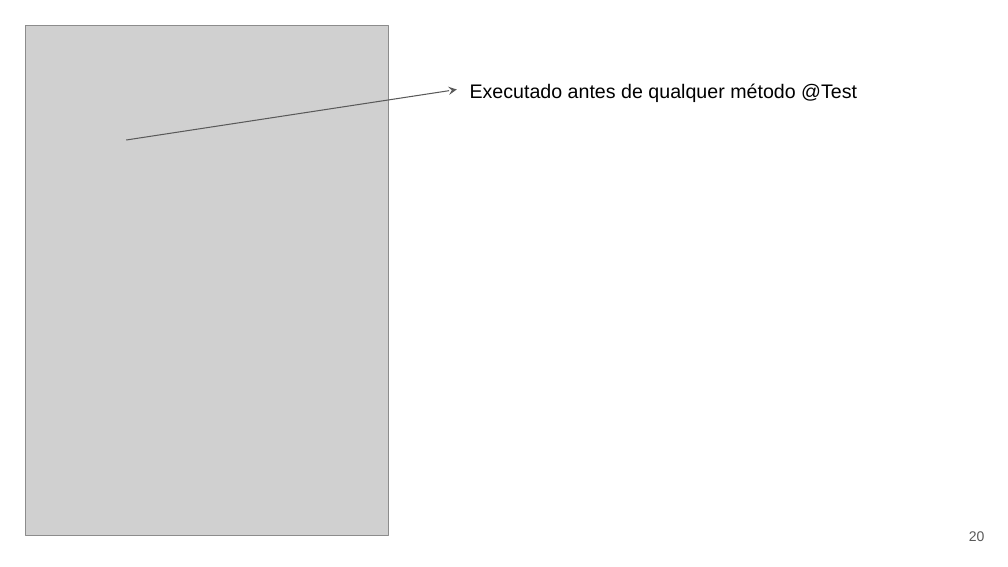
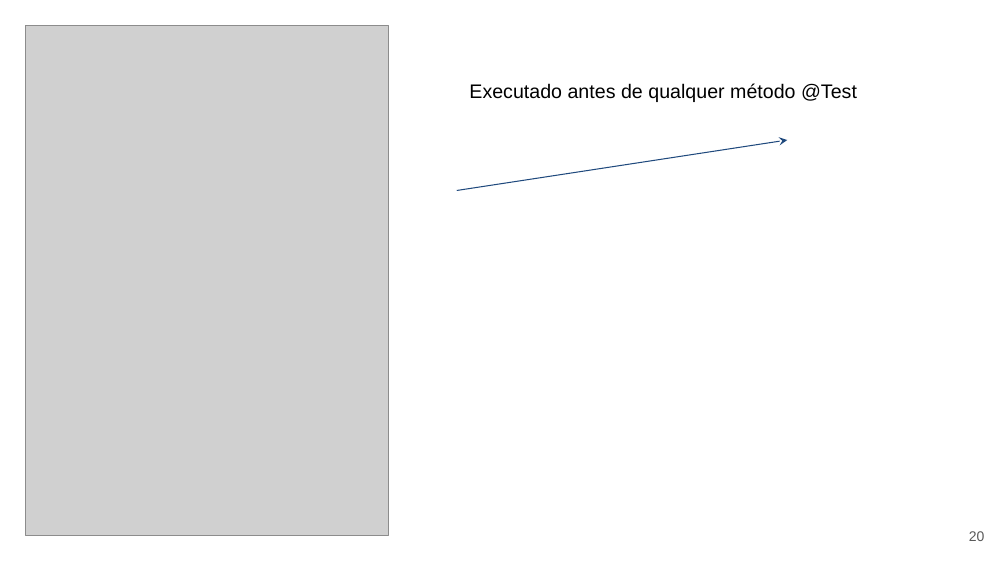
Before and after one commit to eduardocunha11/firstblog, a slide deck: slide 20 of aulas/gsi526/aula12-testes.pptx. Drawn at 1008x567 pixels with LibreOffice and Linux fonts; fonts in the diff are those of the drawing; grey boxes stand for pictures. Boxes give left, top, right and bottom in pixels: in the first picture for what was removed or moved away, otherwise in the second. Text is boxed around its words. In the diff, an @@ line names an element or a change of style, - is before the commit and + after.

```diff
--- a/aulas/gsi526/aula12-testes.pptx
+++ b/aulas/gsi526/aula12-testes.pptx
@@ arrow removed from (126, 140) to (457, 90) @@
@@ freeform shape added at box(457, 140, 787, 191), outline #1F497D 0.74 pt @@
```
Also in this commit, not shown: 32 other slides changed, 1 slide added, 24 slides removed, 3 other files.
